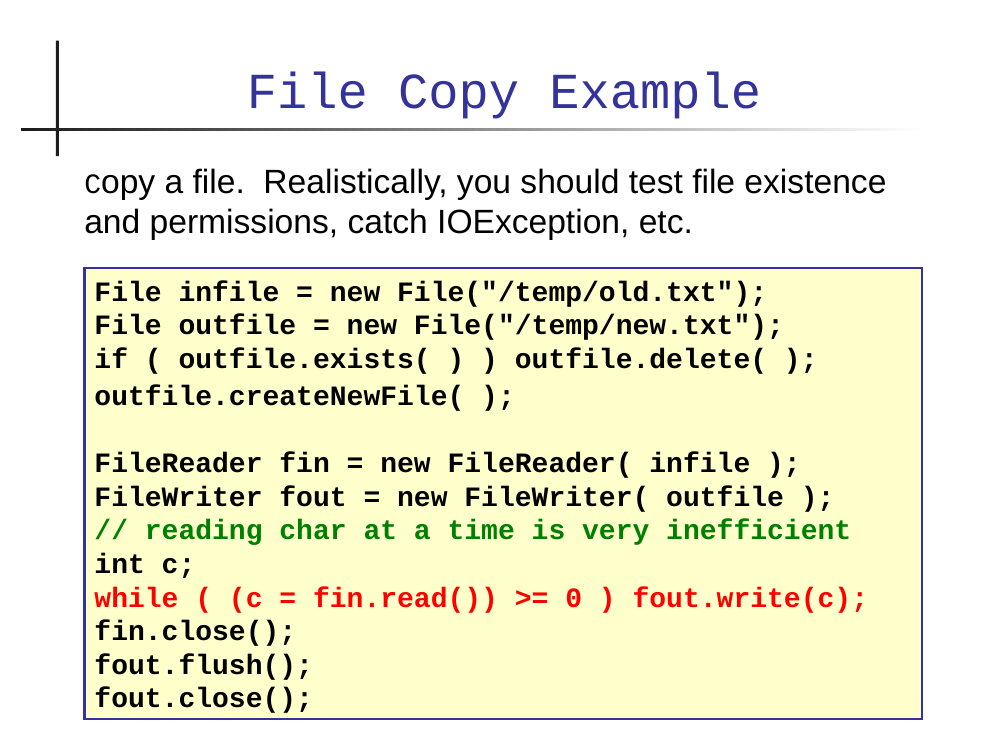
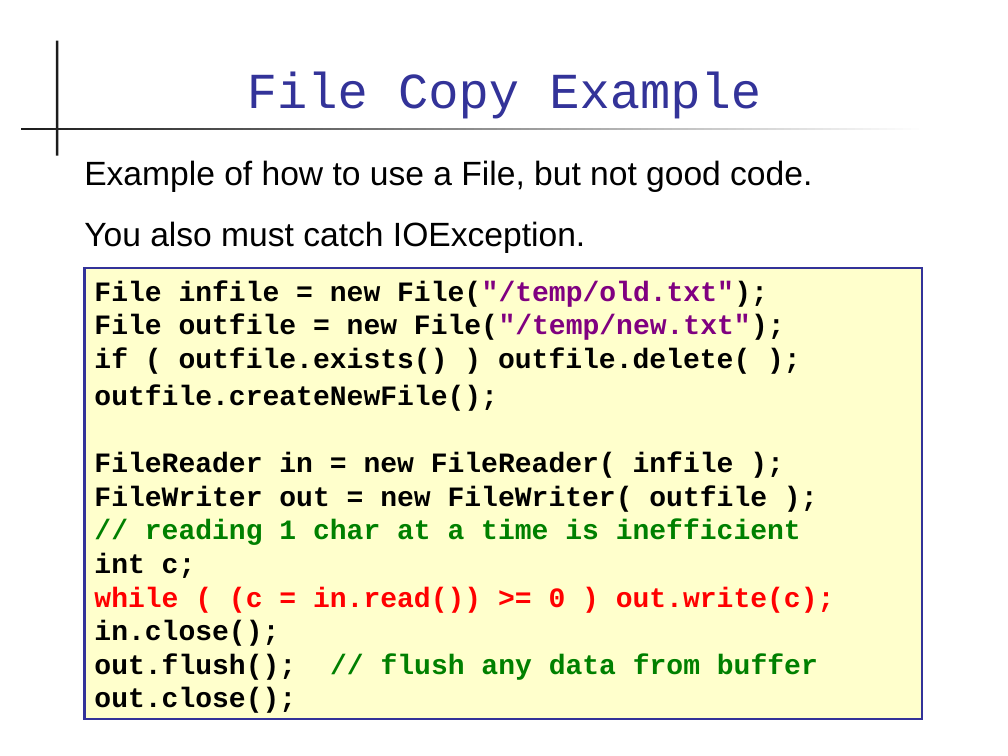
Before and after one commit to skeoop/skeoop.github.io, a slide deck: slide 46 of io/Input-Output.ppt (slide 39 before the commit). Drawn at 1008x756 pixels with LibreOffice and Linux fonts; fonts in the diff are those of the drawing. Boxes give left, top, right and bottom in pixels: in the first picture for what was removed or moved away, otherwise in the second. Text is boxed around its words. In the diff, an @@ line names an element or a change of style, - is before the commit and + after.

Commit message:
Revise slides on Input/Output

```diff
--- a/io/Input-Output.ppt
+++ b/io/Input-Output.ppt
@@ text at (84, 160, 812, 253): text changed @@
-Copy a file. Realistically, you should test file existence and permissions, catch IOException, etc.
+Example of how to use a File, but not good code.
+You also must catch IOException.
@@ text in rectangle at (94, 281, 785, 578): text colour #000000 to #800080 in "File("/temp/old.txt");", "File("/temp/new.txt");" @@
@@ text in rectangle at (94, 348, 801, 545): text changed @@
-if ( outfile.exists( ) ) outfile.delete( );
-outfile.createNewFile( );
-FileReader fin = new FileReader( infile );
-FileWriter fout = new FileWriter( outfile );
-// reading char at a time is very inefficient
+if ( outfile.exists() ) outfile.delete( );
+outfile.createNewFile();
+FileReader in = new FileReader( infile );
+FileWriter out = new FileWriter( outfile );
+// reading 1 char at a time is inefficient
@@ text in rectangle at (94, 587, 835, 713): text changed @@
-while ( (c = fin.read()) >= 0 ) fout.write(c);
-fin.close();
-fout.flush();
-fout.close();
+while ( (c = in.read()) >= 0 ) out.write(c);
+in.close();
+out.flush(); // flush any data from buffer
+out.close();
```
Also in this commit, not shown: 32 other slides changed, 21 slides added, 6 slides removed, 3 other files.
